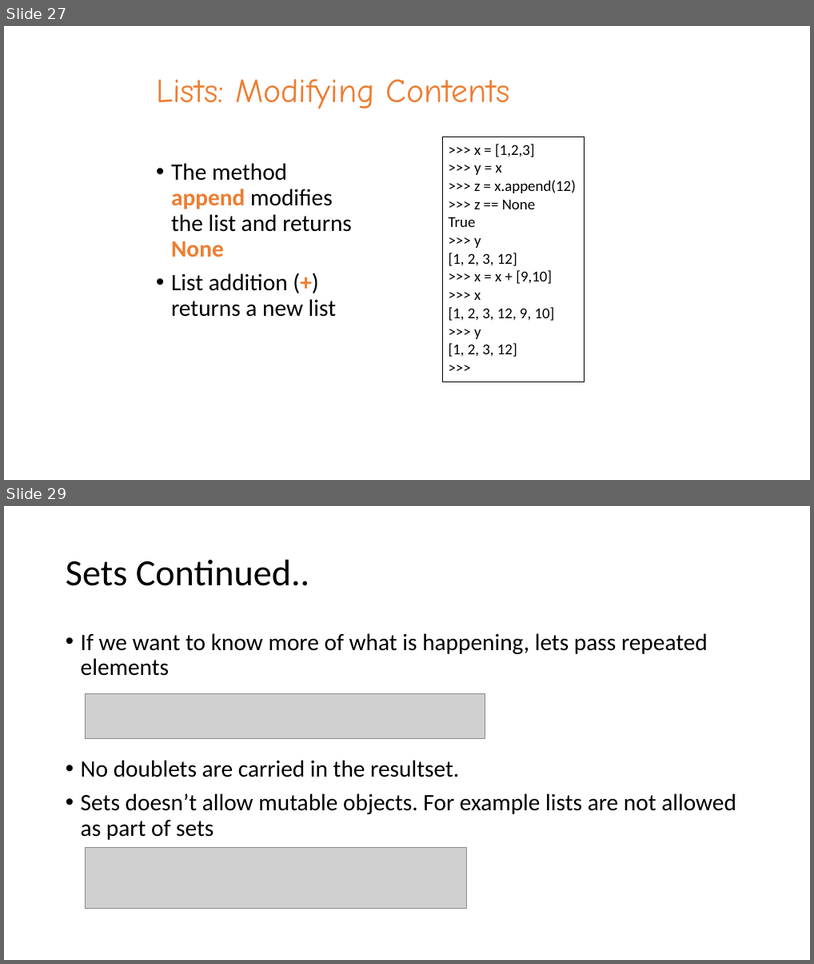
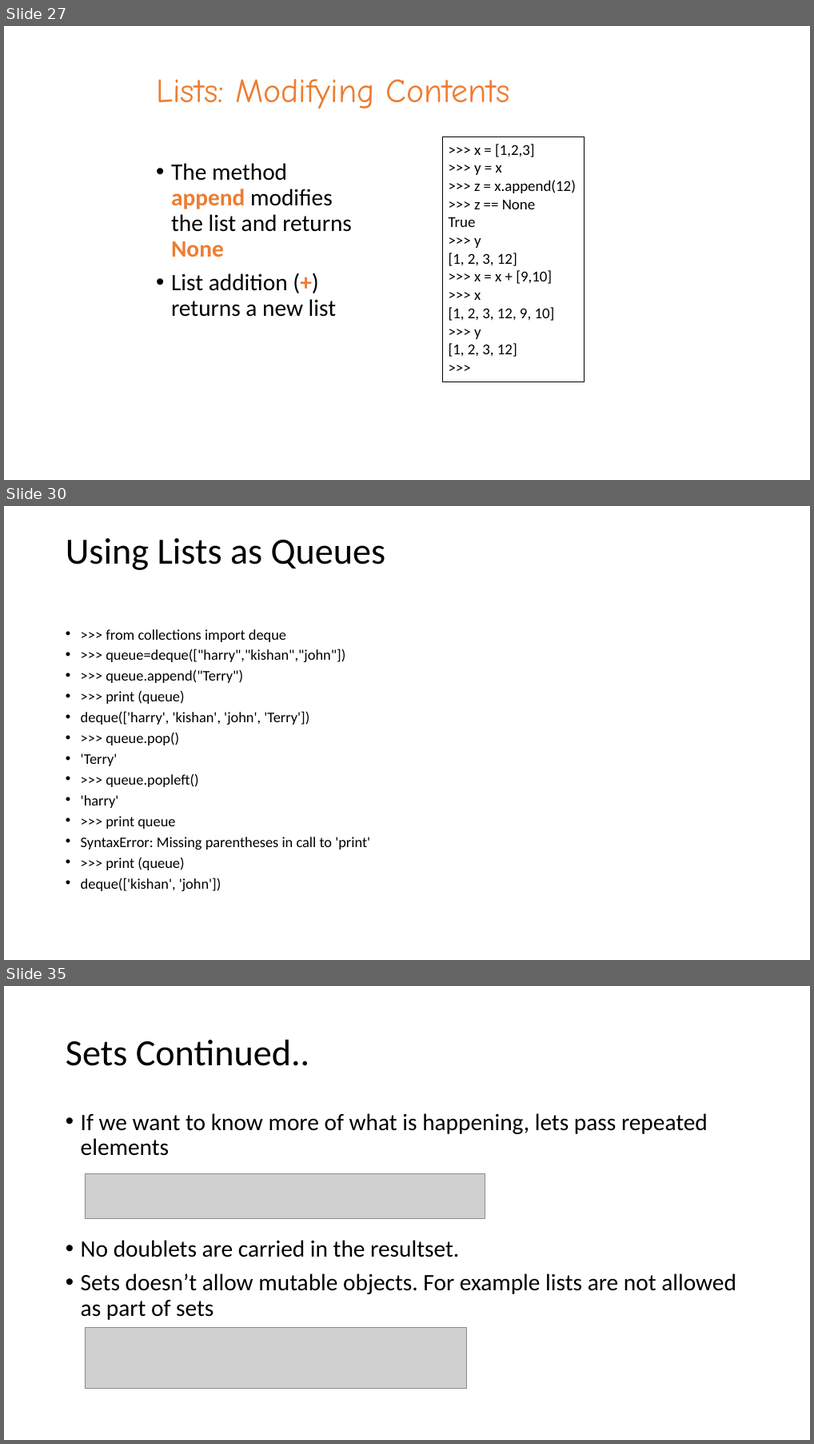
Before and after one commit to harry1180/python_basics, a slide deck: Introduction to Python.pptx. Shown one above the other, each under a label of ours: slides 27 and 29 before the commit, slides 27, 30 and 35 after it; the slides between them are not shown. The pictures are 814x964 and 814x1444 pixels, drawn with LibreOffice and Linux fonts; fonts in the diff are those of the drawing; grey boxes stand for pictures. Boxes give left, top, right and bottom in pixels: in the first picture for what was removed or moved away, otherwise in the second. Text is boxed around its words. In the diff, an @@ line names an element or a change of style, - is before the commit and + after.

```diff
--- a/Introduction to Python.pptx
+++ b/Introduction to Python.pptx
@@ slide 30 added at (4, 506, 810, 960), background #FFFFFF @@
@@ title added at (66, 538, 386, 570), 44 pt, text #000000 @@
+Using Lists as Queues
@@ text added at (81, 629, 370, 891), 17.5 pt, text #000000 @@
+• >>> from collections import deque
+• >>> queue=deque(["harry","kishan","john"])
+• >>> queue.append("Terry")
+• >>> print (queue)
+• deque(['harry', 'kishan', 'john', 'Terry'])
+• >>> queue.pop()
+• 'Terry'
+• >>> queue.popleft()
+• 'harry'
+• >>> print queue
+• SyntaxError: Missing parentheses in call to 'print'
+• >>> print (queue)
+• deque(['kishan', 'john'])
@@ what was slide 29 is now slide 35 @@
```
Also in this commit, not shown: 1 slide changed, 7 other slides added, 1 other file.
